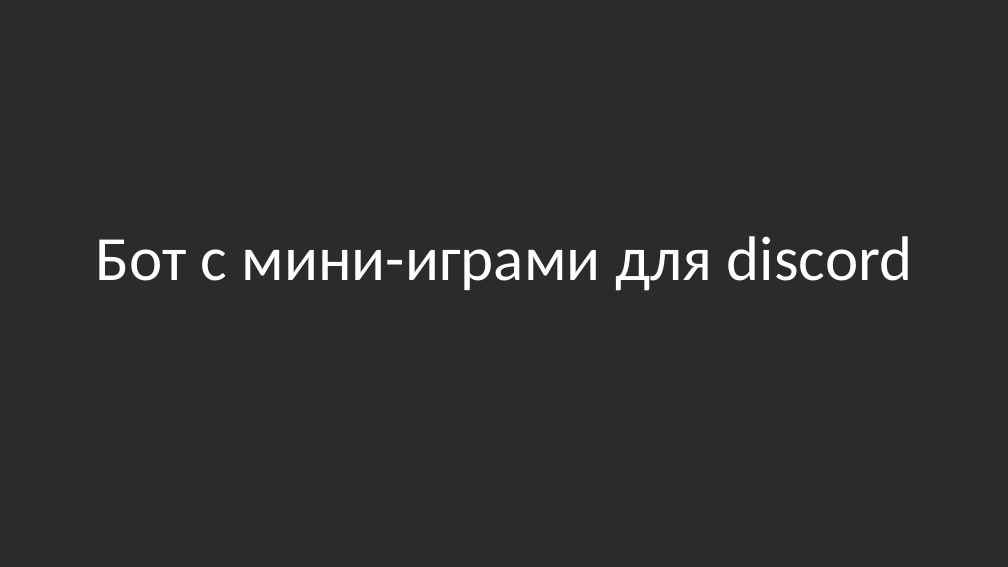
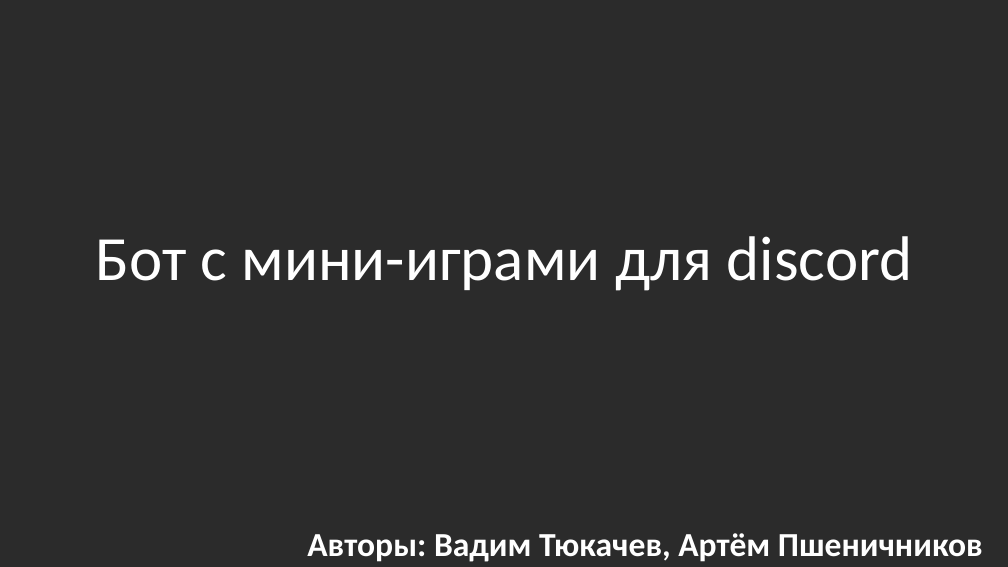
Before and after one commit to Vaeinsiedle/GameBot, a slide deck: slide 1 of презентация.pptx. Drawn at 1008x567 pixels with LibreOffice and Linux fonts; fonts in the diff are those of the drawing; background and template pictures are left out; a plain dark background stands for a picture behind light text. Boxes give left, top, right and bottom in pixels: in the first picture for what was removed or moved away, otherwise in the second. Text is boxed around its words. In the diff, an @@ line names an element or a change of style, - is before the commit and + after.

```diff
--- a/презентация.pptx
+++ b/презентация.pptx
@@ text added at [307, 533, 983, 562], 32 pt, text #FFFFFF, bold @@
+Авторы: Вадим Тюкачев, Артём Пшеничников
```
Also in this commit, not shown: 2 other slides changed, 1 slide removed.
